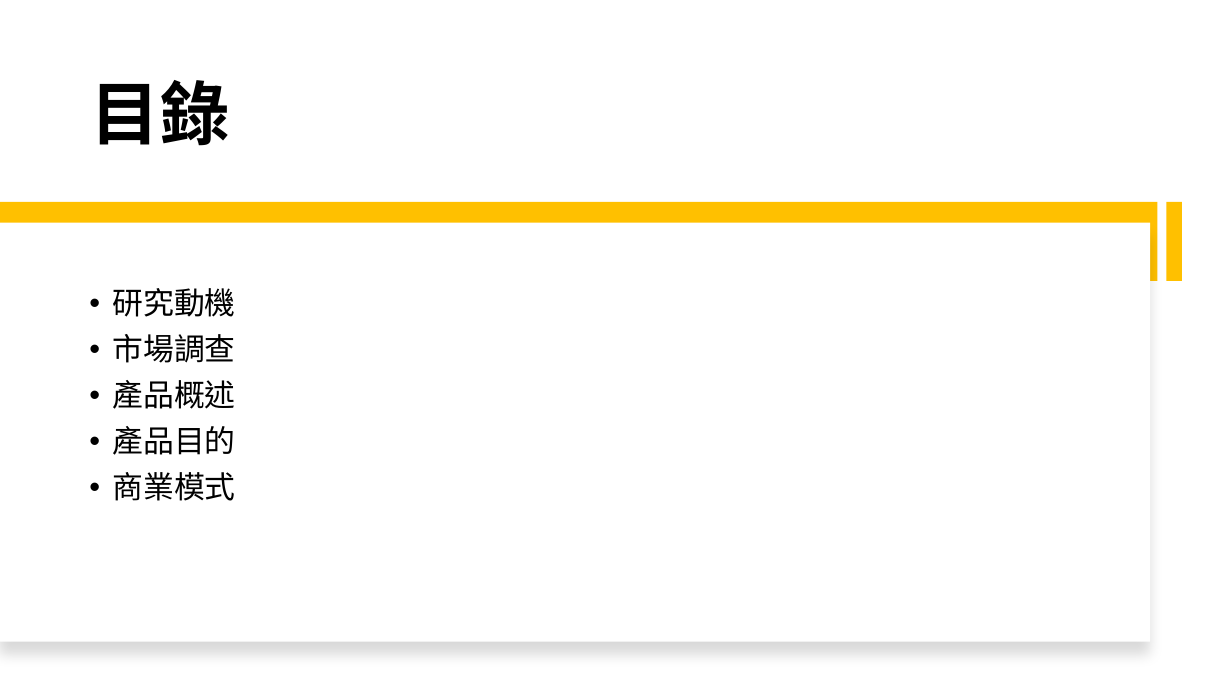
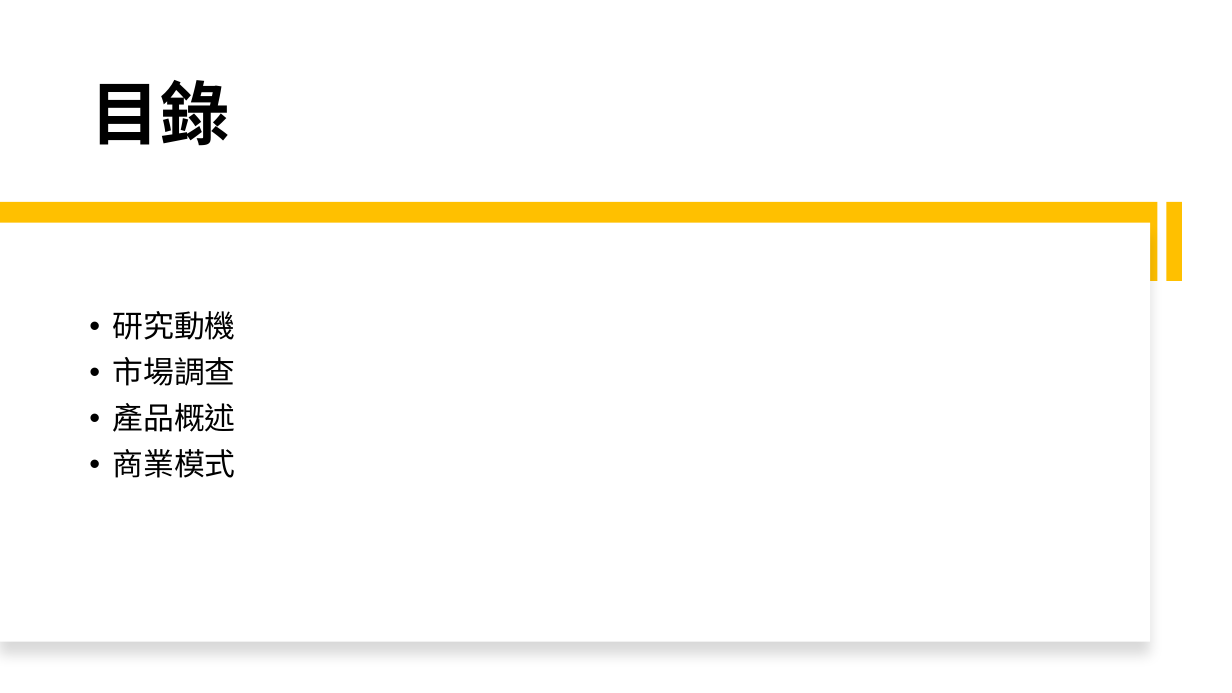
Before and after one commit to michaelchen1225/-, a slide deck: slide 2 of 整合/報告/產品報告.pptx. Drawn at 1232x693 pixels with LibreOffice and Linux fonts; fonts in the diff are those of the drawing. Boxes give left, top, right and bottom in pixels: in the first picture for what was removed or moved away, otherwise in the second. Text is boxed around its words. In the diff, an @@ line names an element or a change of style, - is before the commit and + after.

```diff
--- a/整合/報告/產品報告.pptx
+++ b/整合/報告/產品報告.pptx
@@ text at (113, 426, 236, 455): paragraph removed @@
-• 產品目的
```
Also in this commit, not shown: 3 other slides changed, 1 slide removed, 2 other files.
